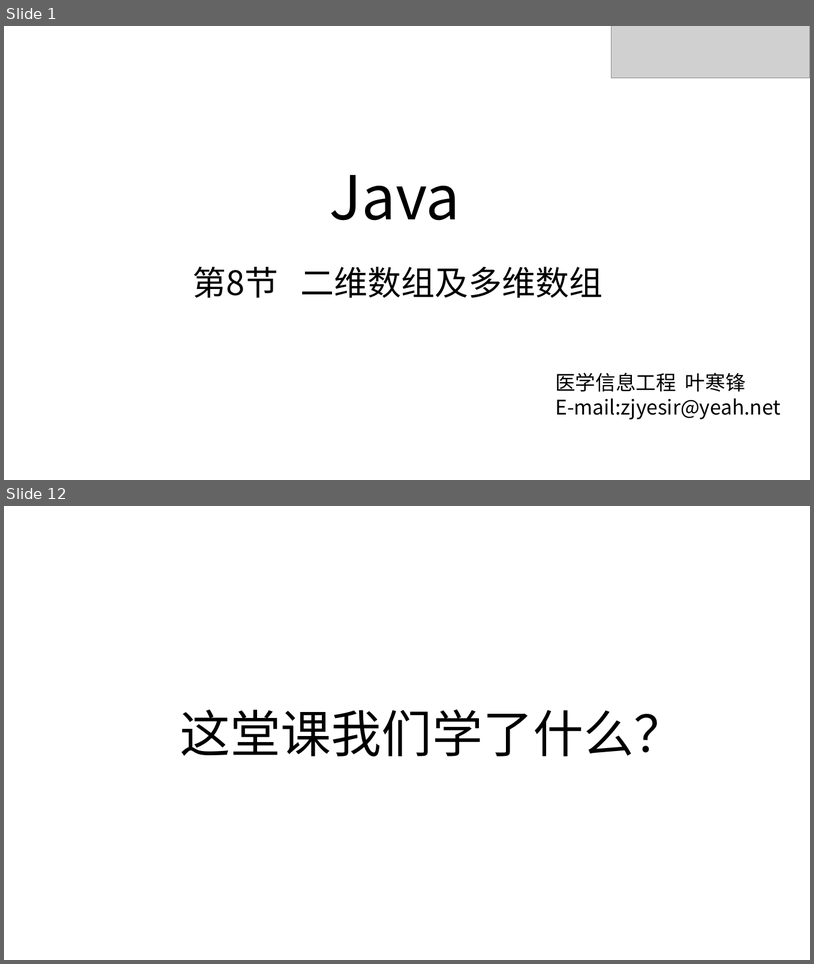
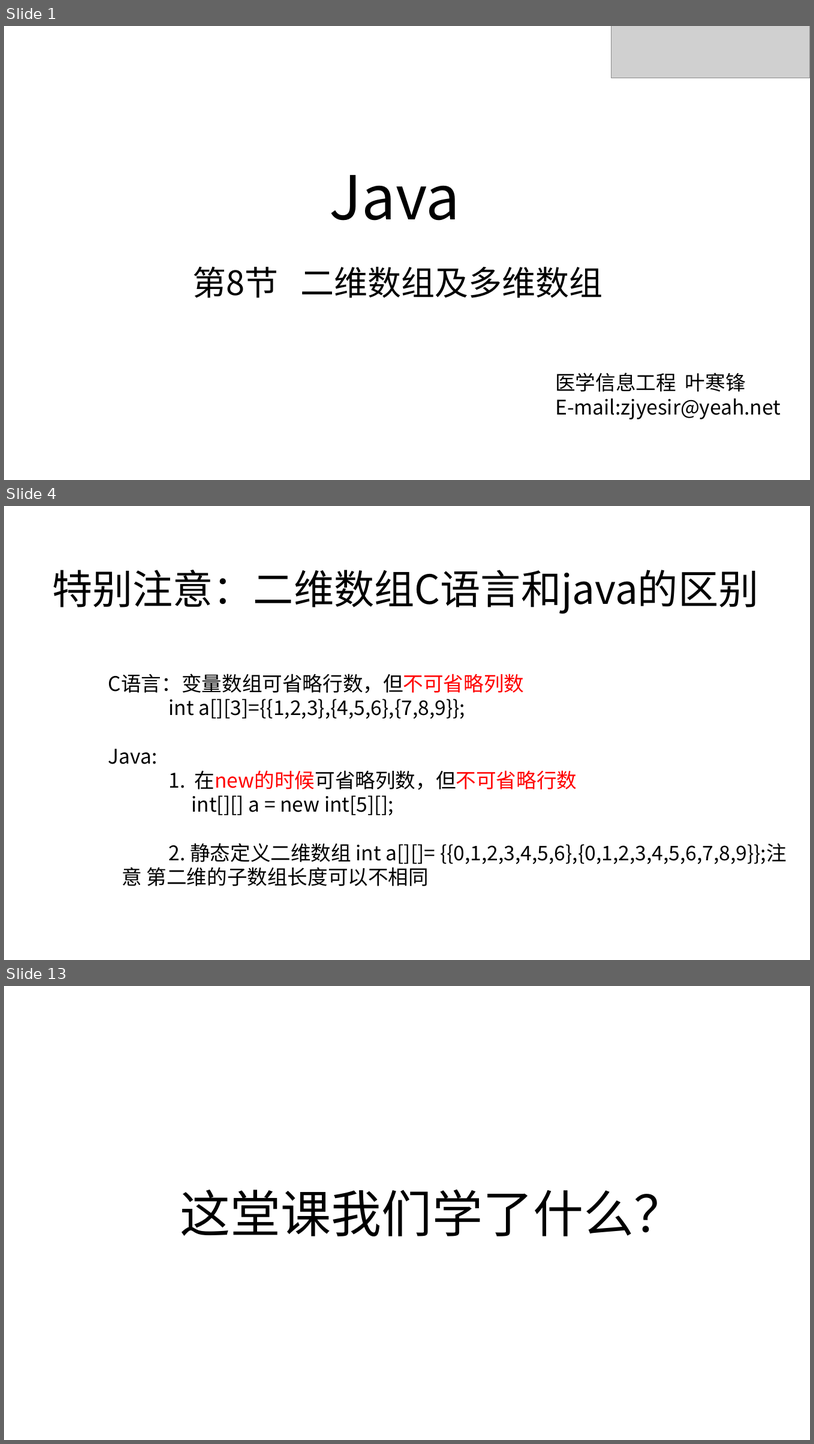
Before and after one commit to zjyesir/hmc_java_1, a slide deck: ppt/8. 二维数组.pptx. Shown one above the other, each under a label of ours: slides 1 and 12 before the commit, slides 1, 4 and 13 after it; the slides between them are not shown. The pictures are 814x964 and 814x1444 pixels, drawn with LibreOffice and Linux fonts; fonts in the diff are those of the drawing; grey boxes stand for pictures; background and template pictures are left out. Boxes give left, top, right and bottom in pixels: in the first picture for what was removed or moved away, otherwise in the second. Text is boxed around its words. In the diff, an @@ line names an element or a change of style, - is before the commit and + after.

Commit message:
二维数组 ppt完成

```diff
--- a/ppt/8. 二维数组.pptx
+++ b/ppt/8. 二维数组.pptx
@@ slide 4 added at (x1=4, y1=506, x2=810, y2=960), background picture (left out) @@
@@ text added at (x1=52, y1=570, x2=759, y2=614), 48 pt, text #000000 @@
+特别注意：二维数组C语言和java的区别
@@ text added at (x1=108, y1=673, x2=787, y2=886), 24 pt, text #000000 @@
+C语言：变量数组可省略行数，但不可省略列数
+int a[][3]={{1,2,3},{4,5,6},{7,8,9}};
+Java:
+1. 在new的时候可省略列数，但不可省略行数
+int[][] a = new int[5][];
+2. 静态定义二维数组 int a[][]= {{0,1,2,3,4,5,6},{0,1,2,3,4,5,6,7,8,9}};注 意 第二维的子数组长度可以不相同
@@ what was slide 12 is now slide 13 @@
```
Also in this commit, not shown: 1 slide changed, 9 other slides added, 9 slides removed, 2 other files.
